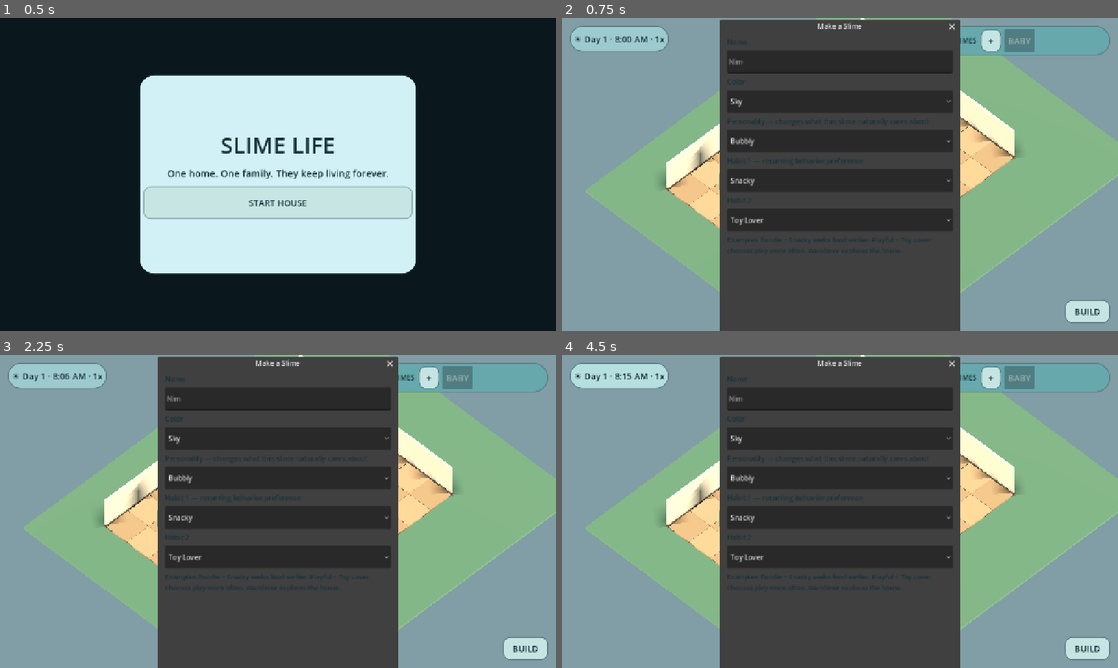
Above: before the commit, frames 1-4 (two rows, left to right).
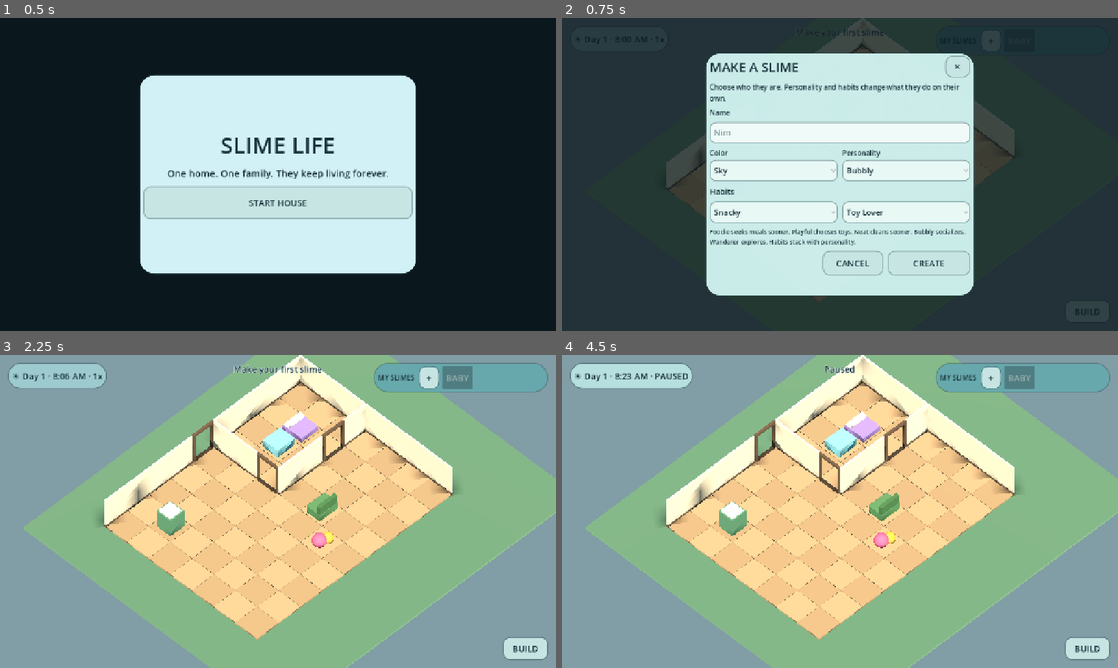
Above: after the commit, the same moments.

Repository: wisteria477/Slime-game
Game: Godot game, scene res://scenes/Main.tscn
Two runs of this game, one before a commit and one after it. Both use one fixed random seed, a clock stepped at 60 frames per second and the inputs below.
Inputs (mouse positions are in pixels of both pictures, inside the frame that each line leads up to):
- Up to frame 1 (0.5 s): no input
- Up to frame 2 (0.75 s): click "START HOUSE" at 0.5 s
- Up to frame 3 (2.25 s): click "+" at 1.25 s; click (394, 405) at 2 s, where only the run after the commit has a clickable "✕"
- Up to frame 4 (4.5 s): click "☀ Day 1 · 8:08 AM · 1x" at 2.75 s; click "☀ Day 1 · 8:11 AM · 1x" (after the commit: "☀ Day 1 · 8:14 AM · 2x") at 3.5 s; click "☀ Day 1 · 8:14 AM · 1x" (after the commit: "☀ Day 1 · 8:23 AM · 3x") at 4.25 s

Frame 1 is identical in both runs. In frame 2, 99% of the frame differs, in the area x 0-100%, y 0-100%; in frame 3, 43%; in frame 4, 43%.

Commit message:
Replace broken mobile dialogs with compact in-game modals

Diff:
--- a/scripts/main.gd
+++ b/scripts/main.gd
@@ -32,13 +32,15 @@
 var build_tray: PanelContainer
 var build_row: HBoxContainer
 var status_label: Label
-var creator_dialog: AcceptDialog
+var creator_overlay: ColorRect
+var creator_panel: PanelContainer
 var creator_name: LineEdit
 var creator_color: OptionButton
 var creator_personality: OptionButton
 var creator_habit_a: OptionButton
 var creator_habit_b: OptionButton
-var baby_dialog: AcceptDialog
+var baby_overlay: ColorRect
+var baby_panel: PanelContainer
 var parent_a: OptionButton
 var parent_b: OptionButton
 var baby_name: LineEdit
@@ -408,74 +410,173 @@
     _refresh_needs_panel()
 
 func _build_creator_dialog() -> void:
-    creator_dialog = AcceptDialog.new()
-    creator_dialog.title = "Make a Slime"
-    creator_dialog.ok_button_text = "Create Slime"
-    ui_layer.add_child(creator_dialog)
+    creator_overlay = ColorRect.new()
+    creator_overlay.name = "CreatorOverlay"
+    creator_overlay.color = Color(0.03, 0.08, 0.10, 0.78)
+    creator_overlay.set_anchors_and_offsets_preset(Control.PRESET_FULL_RECT)
+    creator_overlay.mouse_filter = Control.MOUSE_FILTER_STOP
+    creator_overlay.visible = false
+    ui_layer.add_child(creator_overlay)
+
+    creator_panel = PanelContainer.new()
+    creator_panel.set_anchors_preset(Control.PRESET_CENTER)
+    creator_panel.position = Vector2(-310, -280)
+    creator_panel.custom_minimum_size = Vector2(620, 560)
+    creator_panel.add_theme_stylebox_override("panel", _panel_style(Color(0.80, 0.93, 0.92, 0.99), 32))
+    creator_overlay.add_child(creator_panel)
+
     var box := VBoxContainer.new()
-    box.custom_minimum_size = Vector2(520, 500)
-    box.add_theme_constant_override("separation", 8)
-    creator_dialog.add_child(box)
+    box.add_theme_constant_override("separation", 10)
+    creator_panel.add_child(box)
+
+    var header := HBoxContainer.new()
+    box.add_child(header)
+    var title := _label("MAKE A SLIME")
+    title.size_flags_horizontal = Control.SIZE_EXPAND_FILL
+    title.add_theme_font_size_override("font_size", 30)
+    header.add_child(title)
+    header.add_child(_button("✕", _cancel_creator, Vector2(58, 50)))
+
+    var subtitle := _label("Choose who they are. Personality and habits change what they do on their own.")
+    subtitle.autowrap_mode = TextServer.AUTOWRAP_WORD_SMART
+    subtitle.add_theme_font_size_override("font_size", 16)
+    box.add_child(subtitle)
 
     box.add_child(_label("Name"))
     creator_name = LineEdit.new()
     creator_name.placeholder_text = "Nim"
-    creator_name.custom_minimum_size = Vector2(0, 52)
+    creator_name.custom_minimum_size = Vector2(0, 50)
+    _style_text_field(creator_name)
     box.add_child(creator_name)
 
-    box.add_child(_label("Color"))
+    var row_one := HBoxContainer.new()
+    row_one.add_theme_constant_override("separation", 10)
+    box.add_child(row_one)
+
+    var color_box := VBoxContainer.new()
+    color_box.size_flags_horizontal = Control.SIZE_EXPAND_FILL
+    color_box.add_child(_label("Color"))
     creator_color = OptionButton.new()
-    creator_color.custom_minimum_size = Vector2(0, 52)
+    creator_color.custom_minimum_size = Vector2(0, 50)
+    _style_option(creator_color)
     for option in COLORS:
         creator_color.add_item(String(option[0]))
-    box.add_child(creator_color)
-
-    box.add_child(_label("Personality — changes what this slime naturally cares about"))
+    color_box.add_child(creator_color)
+    row_one.add_child(color_box)
+
+    var personality_box := VBoxContainer.new()
+    personality_box.size_flags_horizontal = Control.SIZE_EXPAND_FILL
+    personality_box.add_child(_label("Personality"))
     creator_personality = OptionButton.new()
-    creator_personality.custom_minimum_size = Vector2(0, 52)
+    creator_personality.custom_minimum_size = Vector2(0, 50)
+    _style_option(creator_personality)
     for personality_name in PERSONALITIES:
         creator_personality.add_item(personality_name)
-    box.add_child(creator_personality)
-
-    box.add_child(_label("Habit 1 — recurring behavior preference"))
+    personality_box.add_child(creator_personality)
+    row_one.add_child(personality_box)
+
+    var habits_label := _label("Habits")
+    habits_label.add_theme_font_size_override("font_size", 18)
+    box.add_child(habits_label)
+
+    var habits_row := HBoxContainer.new()
+    habits_row.add_theme_constant_override("separation", 10)
+    box.add_child(habits_row)
+
     creator_habit_a = OptionButton.new()
-    creator_habit_a.custom_minimum_size = Vector2(0, 52)
+    creator_habit_a.size_flags_horizontal = Control.SIZE_EXPAND_FILL
+    creator_habit_a.custom_minimum_size = Vector2(0, 50)
+    _style_option(creator_habit_a)
+    creator_habit_b = OptionButton.new()
+    creator_habit_b.size_flags_horizontal = Control.SIZE_EXPAND_FILL
+    creator_habit_b.custom_minimum_size = Vector2(0, 50)
+    _style_option(creator_habit_b)
     for habit_name in HABITS:
         creator_habit_a.add_item(habit_name)
-    box.add_child(creator_habit_a)
-
-    box.add_child(_label("Habit 2"))
-    creator_habit_b = OptionButton.new()
-    creator_habit_b.custom_minimum_size = Vector2(0, 52)
-    for habit_name in HABITS:
         creator_habit_b.add_item(habit_name)
-    box.add_child(creator_habit_b)
-
-    var hint := _label("Examples: Foodie + Snacky seeks food earlier. Playful + Toy Lover chooses play more often. Wanderer explores the house.")
+    habits_row.add_child(creator_habit_a)
+    habits_row.add_child(creator_habit_b)
+
+    var hint := _label("Foodie seeks meals sooner. Playful chooses toys. Neat cleans sooner. Bubbly socializes. Wanderer explores. Habits stack with personality.")
     hint.autowrap_mode = TextServer.AUTOWRAP_WORD_SMART
-    hint.add_theme_font_size_override("font_size", 15)
+    hint.add_theme_font_size_override("font_size", 14)
     box.add_child(hint)
-    creator_dialog.confirmed.connect(_confirm_creator)
+
+    var actions := HBoxContainer.new()
+    actions.alignment = BoxContainer.ALIGNMENT_END
+    actions.add_theme_constant_override("separation", 10)
+    box.add_child(actions)
+    actions.add_child(_button("CANCEL", _cancel_creator, Vector2(140, 58)))
+    actions.add_child(_button("CREATE", _confirm_creator, Vector2(190, 58)))
 
 func _build_baby_dialog() -> void:
-    baby_dialog = AcceptDialog.new()
-    baby_dialog.title = "Have a Baby Slime"
-    baby_dialog.ok_button_text = "Have Baby"
-    ui_layer.add_child(baby_dialog)
+    baby_overlay = ColorRect.new()
+    baby_overlay.name = "BabyOverlay"
+    baby_overlay.color = Color(0.03, 0.08, 0.10, 0.78)
+    baby_overlay.set_anchors_and_offsets_preset(Control.PRESET_FULL_RECT)
+    baby_overlay.mouse_filter = Control.MOUSE_FILTER_STOP
+    baby_overlay.visible = false
+    ui_layer.add_child(baby_overlay)
+
+    baby_panel = PanelContainer.new()
+    baby_panel.set_anchors_preset(Control.PRESET_CENTER)
+    baby_panel.position = Vector2(-280, -210)
+    baby_panel.custom_minimum_size = Vector2(560, 420)
+    baby_panel.add_theme_stylebox_override("panel", _panel_style(Color(0.84, 0.93, 0.90, 0.99), 32))
+    baby_overlay.add_child(baby_panel)
+
     var box := VBoxContainer.new()
-    box.custom_minimum_size = Vector2(360, 220)
-    baby_dialog.add_child(box)
-    box.add_child(_label("Parent 1"))
+    box.add_theme_constant_override("separation", 10)
+    baby_panel.add_child(box)
+
+    var header := HBoxContainer.new()
+    box.add_child(header)
+    var title := _label("HAVE A BABY SLIME")
+    title.size_flags_horizontal = Control.SIZE_EXPAND_FILL
+    title.add_theme_font_size_override("font_size", 28)
+    header.add_child(title)
+    header.add_child(_button("✕", _cancel_baby, Vector2(58, 50)))
+
+    var parents_row := HBoxContainer.new()
+    parents_row.add_theme_constant_override("separation", 10)
+    box.add_child(parents_row)
+
+    var a_box := VBoxContainer.new()
+    a_box.size_flags_horizontal = Control.SIZE_EXPAND_FILL
+    a_box.add_child(_label("Parent 1"))
     parent_a = OptionButton.new()
-    box.add_child(parent_a)
-    box.add_child(_label("Parent 2"))
+    parent_a.custom_minimum_size = Vector2(0, 52)
+    _style_option(parent_a)
+    a_box.add_child(parent_a)
+    parents_row.add_child(a_box)
+
+    var b_box := VBoxContainer.new()
+    b_box.size_flags_horizontal = Control.SIZE_EXPAND_FILL
+    b_box.add_child(_label("Parent 2"))
     parent_b = OptionButton.new()
-    box.add_child(parent_b)
+    parent_b.custom_minimum_size = Vector2(0, 52)
+    _style_option(parent_b)
+    b_box.add_child(parent_b)
+    parents_row.add_child(b_box)
+
     box.add_child(_label("Baby name"))
     baby_name = LineEdit.new()
     baby_name.placeholder_text = "Bubble"
+    baby_name.custom_minimum_size = Vector2(0, 52)
+    _style_text_field(baby_name)
     box.add_child(baby_name)
-    baby_dialog.confirmed.connect(_confirm_baby)
+
+    var note := _label("The baby inherits a mix of the parents' color, personality, habits, and tendencies.")
+    note.autowrap_mode = TextServer.AUTOWRAP_WORD_SMART
+    note.add_theme_font_size_override("font_size", 15)
+    box.add_child(note)
+
+    var actions := HBoxContainer.new()
+    actions.alignment = BoxContainer.ALIGNMENT_END
+    actions.add_theme_constant_override("separation", 10)
+    box.add_child(actions)
+    actions.add_child(_button("CANCEL", _cancel_baby, Vector2(140, 58)))
+    actions.add_child(_button("HAVE BABY", _confirm_baby, Vector2(190, 58)))
 
 func _show_start_screen() -> void:
     if root_ui:
@@ -539,7 +640,10 @@
     creator_personality.select(index % PERSONALITIES.size())
     creator_habit_a.select(index % HABITS.size())
     creator_habit_b.select((index + 3) % HABITS.size())
-    creator_dialog.popup_centered()
+    creator_overlay.visible = true
+
+func _cancel_creator() -> void:
+    creator_overlay.visible = false
 
 func _confirm_creator() -> void:
     var idx := maxi(creator_color.selected, 0)
@@ -560,6 +664,7 @@
         chosen_habits
     )
     household.select_slime(slime.slime_id)
+    creator_overlay.visible = false
     _status("%s joined the house — %s" % [slime.display_name, slime.profile_text()])
     save_game(false)
 
@@ -578,7 +683,10 @@
     parent_a.select(0)
     parent_b.select(1)
     baby_name.text = ""
-    baby_dialog.popup_centered()
+    baby_overlay.visible = true
+
+func _cancel_baby() -> void:
+    baby_overlay.visible = false
 
 func _confirm_baby() -> void:
     if parent_a.selected < 0 or parent_b.selected < 0:
@@ -591,6 +699,7 @@
     var baby := household.add_baby(a_id, b_id, baby_name.text)
     if baby:
         household.select_slime(baby.slime_id)
+        baby_overlay.visible = false
         _status("%s was born" % baby.display_name)
         save_game(false)
 
@@ -764,6 +873,21 @@
     label.add_theme_color_override("font_color", Color("173039"))
     return label
 
+func _style_option(option: OptionButton) -> void:
+    option.add_theme_font_size_override("font_size", 18)
+    option.add_theme_color_override("font_color", Color("173039"))
+    option.add_theme_color_override("font_hover_color", Color("0f252d"))
+    option.add_theme_stylebox_override("normal", _panel_style(Color(0.91, 0.97, 0.96, 1.0), 14))
+    option.add_theme_stylebox_override("hover", _panel_style(Color(0.97, 1.0, 0.99, 1.0), 14))
+    option.add_theme_stylebox_override("pressed", _panel_style(Color(0.75, 0.88, 0.85, 1.0), 14))
+
+func _style_text_field(field: LineEdit) -> void:
+    field.add_theme_font_size_override("font_size", 19)
+    field.add_theme_color_override("font_color", Color("173039"))
+    field.add_theme_color_override("font_placeholder_color", Color(0.24, 0.38, 0.40, 0.65))
+    field.add_theme_stylebox_override("normal", _panel_style(Color(0.94, 0.98, 0.97, 1.0), 14))
+    field.add_theme_stylebox_override("focus", _panel_style(Color(1.0, 1.0, 1.0, 1.0), 14))
+
 func _panel_style(color: Color, radius: int) -> StyleBoxFlat:
     var style := StyleBoxFlat.new()
     style.bg_color = color
